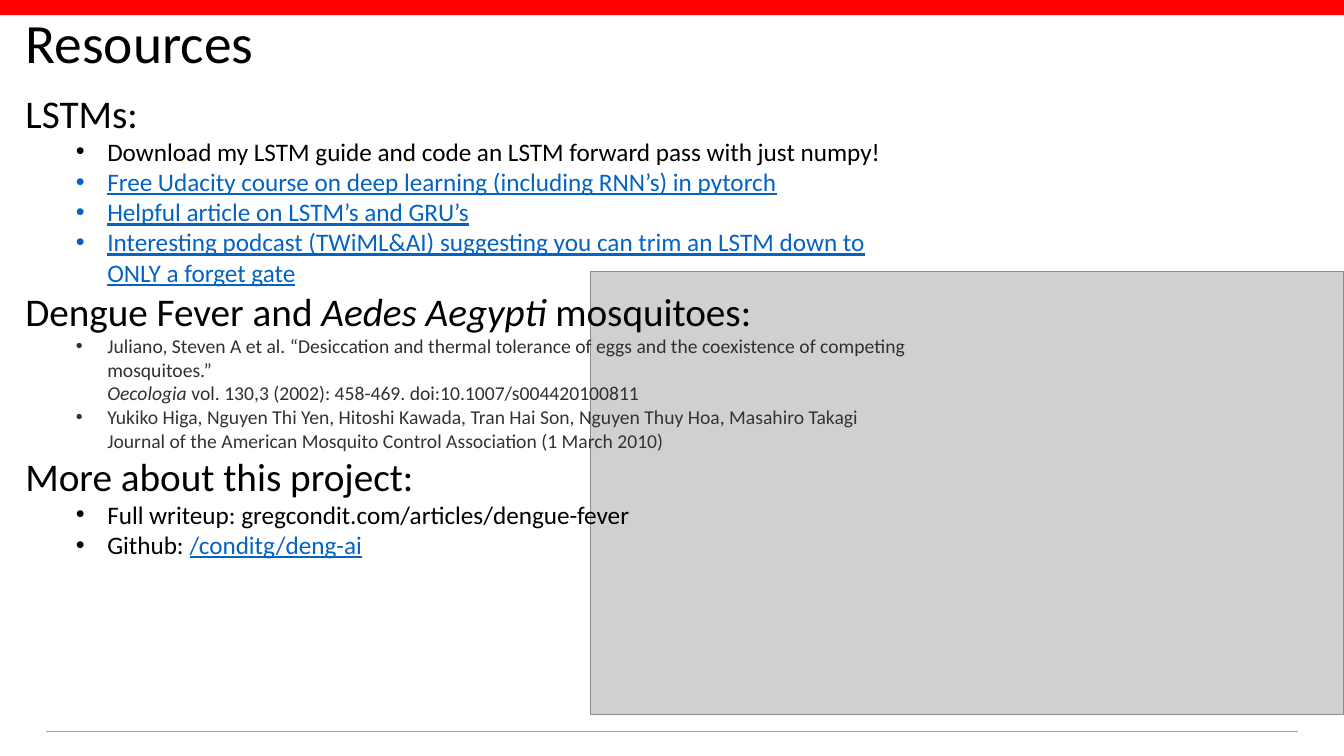
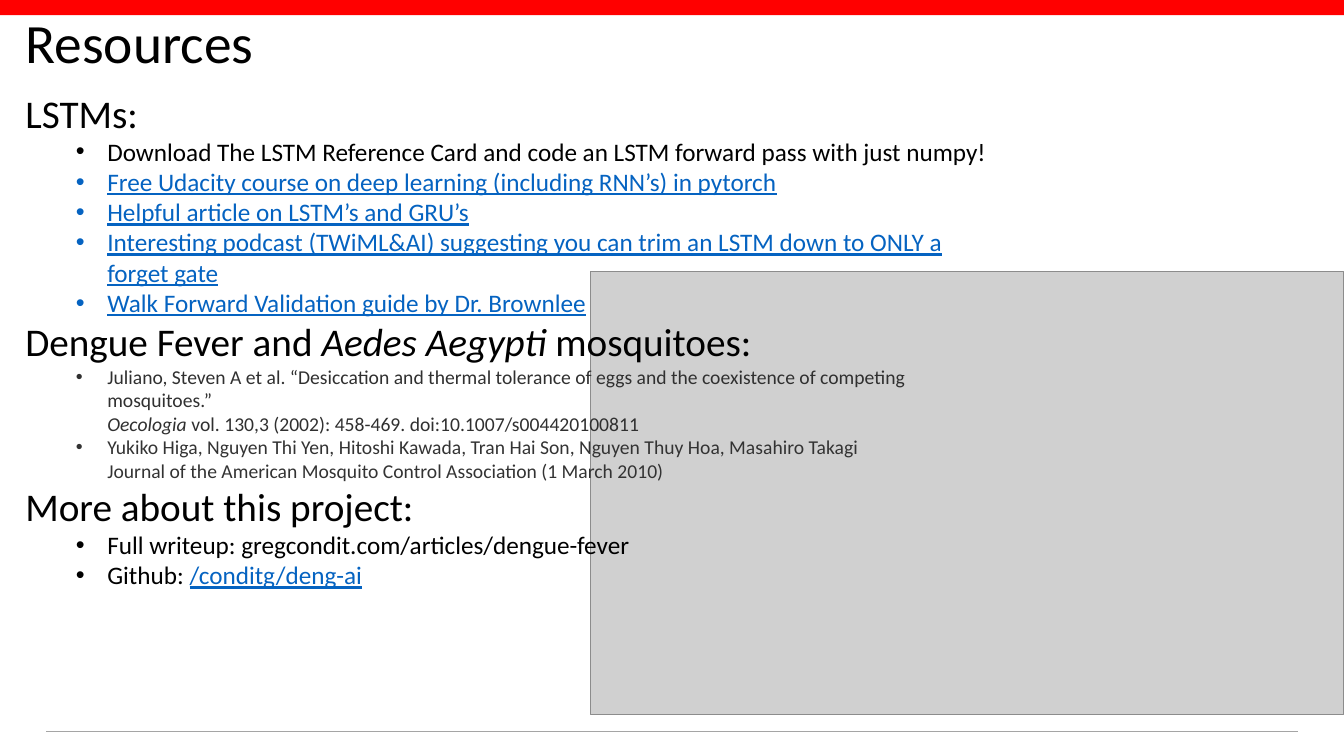
Before and after one commit to conditg/deng-ai, a slide deck: slide 19 of DengAI.pptx. Drawn at 1344x756 pixels with LibreOffice and Linux fonts; fonts in the diff are those of the drawing; grey boxes stand for pictures; background and template pictures are left out. Boxes give left, top, right and bottom in pixels: in the first picture for what was removed or moved away, otherwise in the second. Text is boxed around its words. In the diff, an @@ line names an element or a change of style, - is before the commit and + after.

```diff
--- a/DengAI.pptx
+++ b/DengAI.pptx
@@ text at [107, 143, 985, 166]: text changed @@
-  • Download my LSTM guide and code an LSTM forward pass with just numpy!
+  • Download The LSTM Reference Card and code an LSTM forward pass with just numpy!
@@ text at [107, 294, 585, 317]: paragraph added @@
+  • Walk Forward Validation guide by Dr. Brownlee
```
Also in this commit, not shown: 5 other slides changed, 1 other file.
